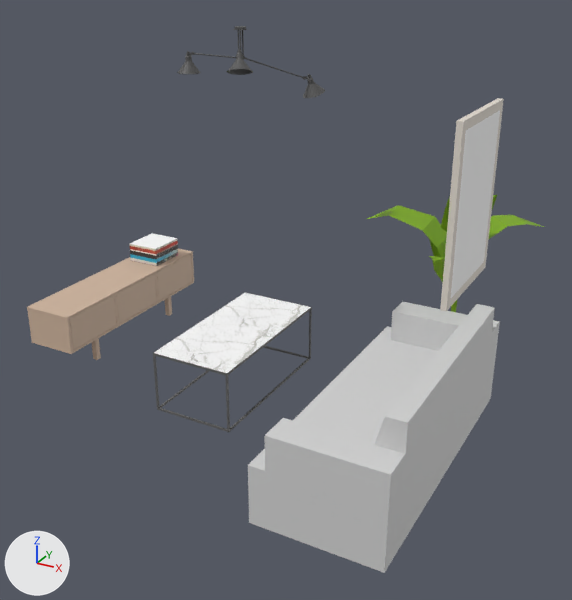
What one commit did to the glTF model model.glb.
One viewpoint serves both versions: a 50 mm lens placed at (2.72, -4.12, 2.95), pointed at (0.34, 0.21, 0.78). Every picture has the same lights, and +X, +Y and +Z are marked at lower left. Where no turn or scale is listed for an object, it has been applied to the vertices. Vertices at the same position are counted once.
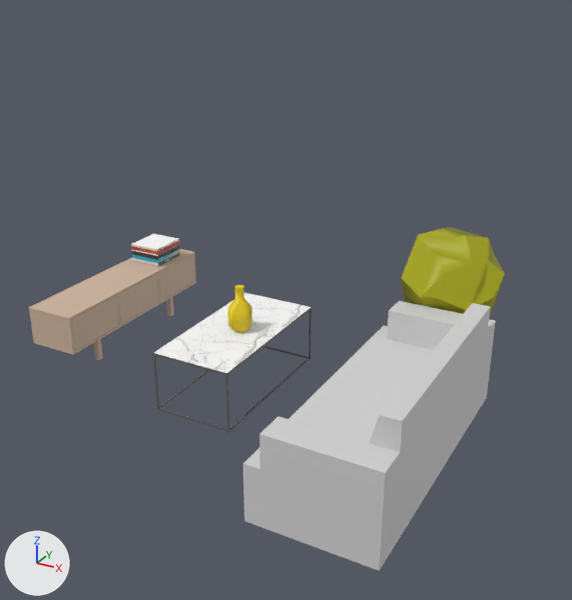
What the commit changed:
Material 'D06_Sunflower_Bright' (mat_d06_sunflower_bright) is new.
Its base color is (0.8, 0.6, 0.0) (yellow #e7cb00).
Its roughness is 0.553.
Material 'M09_Shadow_Night' (mat_m09_shadow_night) is new.
Its base color is (0.137, 0.137, 0.137) (dark grey #676767).
Its roughness is 0.553.
Material 'E08_Lime_Depth' (mat_e08_lime_depth) is new.
Its base color is (0.4, 0.4, 0.0) (yellow #aaaa00).
Its roughness is 0.553.
Material 'C07_Caramel_Shine' (mat_c07_caramel_shine) is new.
Its base color is (0.6, 0.298, 0.0) (yellow #cb9400).
Its roughness is 0.553.
me_mesh_039 is used by ob_mesh28; location (0.0, 0.0, 0.0).
me_mesh_039 had 4699 vertices, 9223 faces and spanned x -1.62..1.73, y -1.07..1.61, z 0.0..2.54.
me_mesh_039 no longer uses material mat_lamp_ara_a_metal1_001 (dark grey #535353).
me_mesh_039 now has 346 vertices, 672 faces and spans x -1.6..1.59, y -1.07..1.65, z 0.0..1.1.
me_mesh_039 part 1: the loose piece of 20 vertices spanning x -1.56..-1.28, y 0.87..1.18, z 0.5..0.66 is moved by (0.02, 0.0, 0.0).
me_mesh_039 part 2: the loose piece of 38 vertices spanning x -1.58..-1.26, y 0.03..1.02, z 0.0..0.2 is moved by (0.02, 0.0, 0.0).
me_mesh_039 part 3: the loose piece of 48 vertices spanning x -1.62..-1.22, y -0.28..1.32, z 0.2..0.5 is copied, and the copy is moved by (0.02, 0.0, 0.0); it spans x -1.6..-1.2, y -0.28..1.32, z 0.2..0.5.
me_mesh_039 part 4: the loose piece of 26 vertices spanning x 0.8..1.62, y -1.07..0.93, z 0.0..0.8 is moved by (-0.03, 0.0, 0.0).
me_mesh_039 part 5: a new loose piece of 40 vertices spanning x 0.76..1.52, y 0.9..1.65, z 0.32..1.1, in mat_e08_lime_depth (yellow #aaaa00).
me_mesh_039 part 6: a new loose piece of 40 vertices spanning x -0.15..0.03, y 0.17..0.35, z 0.45..0.79, in mat_d06_sunflower_bright (yellow #e7cb00).
me_mesh_039 part 7: 25 loose pieces with 4360 vertices, spanning x -0.39..1.62, y -0.37..0.66, z 1.21..2.54, are deleted.
Part 8, on me_mesh_039:
60 vertices are removed from x -1.62..-1.22, y -0.28..1.32, z 0.2..0.5.
140 faces are deleted.
12 vertices are added at x -1.2, y -0.25..1.29, z 0.22..0.48.
36 new faces join them, mat_9_001 (beige #cfb49e).
Part 9, on me_mesh_039:
73 vertices are removed from x 0.52..1.73, y 0.58..1.61, z 0.38..1.55.
63 faces are deleted.
me_mesh_039 no longer uses material mat_frontcolor1_001 (white #ffffff).
me_mesh_039 no longer uses material mat_img_eucalipto1_001 (picture img_img_eucalipto).
me_mesh_039 no longer uses material mat_madeira___carvalho_berlim1_001 (white #e6ded4).
me_mesh_039 no longer uses material mat_c01_vanilla_cream_001 (white #fff4e8).
me_mesh_039 no longer uses material mat_f08_forest_shadow_001 (green #7caa00).
me_mesh_039 now uses material mat_e08_lime_depth (yellow #aaaa00).
me_mesh_039 now uses material mat_m09_shadow_night (dark grey #676767).
me_mesh_039 now uses material mat_c07_caramel_shine (yellow #cb9400).
me_mesh_039 now uses material mat_d06_sunflower_bright (yellow #e7cb00).

What differs and where, as boxes (x1, y1, x2, y2) in the pictures (572 x 600 px; the box of a moved part takes in the faces that stretch with it):
'Mesh28', reshaped: before (27, 26, 544, 573); after (29, 227, 505, 571)
part 1 of me_mesh_039, moved or reshaped: before (129, 233, 178, 266); after (131, 234, 180, 267)
part 2 of me_mesh_039, moved or reshaped: before (92, 296, 172, 360); after (94, 297, 174, 360)
part 3 of me_mesh_039, added (beige): after (29, 249, 196, 355)
part 4 of me_mesh_039, moved or reshaped: before (248, 302, 500, 573); after (243, 301, 495, 571)
part 5 of me_mesh_039, added (yellow): after (401, 227, 505, 317)
part 6 of me_mesh_039, added (yellow): after (228, 285, 252, 333)
part 7 of me_mesh_039, deleted: before (177, 26, 504, 312)
part 8 of me_mesh_039, cut back: before (27, 249, 194, 354); after (72, 255, 194, 351)
part 9 of me_mesh_039, deleted (green): before (367, 195, 544, 312)
